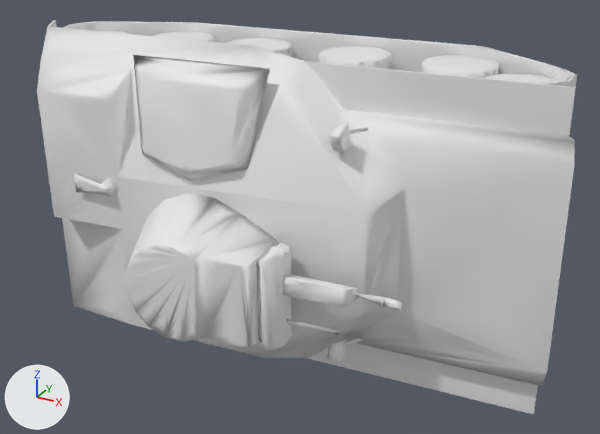
Before and after pictures for a commit that changed the OBJ model data/ShapeDatabase_INFOMR-master_normalized/MilitaryVehicle/D00051.obj.
Rendered twice from a 50 mm lens placed at (0.734, -1.217, 0.584), pointed at (0.056, 0.015, -0.031). Every picture has the same lights, and +X, +Y and +Z are marked at lower left. Where no turn or scale is listed for an object, it has been applied to the vertices.

The first picture shows 'D00051'.
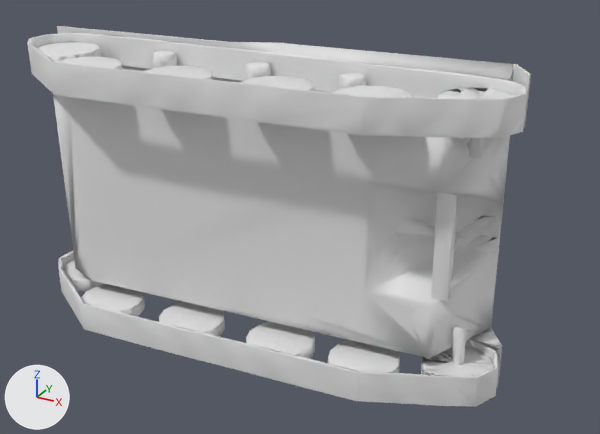
What the commit changed:
me_d00051 is used by ob_d00051; location (0.0, 0.0, 0.0).
me_d00051 had 9380 vertices, 18760 faces and spanned x -0.455..0.545, y -0.322..0.178, z -0.276..0.296.
me_d00051 now has 9380 vertices, 18760 faces and spans x -0.545..0.455, y -0.178..0.322, z -0.296..0.276.
me_d00051 part 1: the loose piece of 1012 vertices spanning x -0.451..0.512, y -0.064..0.178, z -0.259..-0.194 is rebuilt with 920 vertices and now spans x -0.508..0.455, y -0.177..0.065, z -0.282..-0.217.
me_d00051 part 2: the loose piece of 920 vertices spanning x -0.455..0.508, y -0.065..0.177, z 0.217..0.282 is rebuilt with 1012 vertices and now spans x -0.512..0.451, y -0.178..0.064, z 0.194..0.259.
me_d00051 part 3: the loose piece of 770 vertices spanning x -0.41..0.545, y -0.234..0.101, z -0.276..0.296 is rebuilt with 770 vertices and now spans x -0.545..0.41, y -0.101..0.234, z -0.296..0.276.
me_d00051 part 4: 31 loose pieces with 5633 vertices, spanning x -0.445..0.375, y -0.322..0.171, z -0.242..0.264, are deleted.
me_d00051 part 5: 1045 vertices removed from x -0.445..0.501, y -0.223..0.089, z -0.276..0.293; 6678 vertices added at x -0.501..0.445, y -0.171..0.322, z -0.293..0.276.

Where the change shows, as pixel boxes (x1, y1, x2, y2) in the pictures (600 x 434 px):
'D00051', reshaped (7% narrower)
    before: (37, 20, 577, 414)
    after: (27, 26, 531, 407)
part 1 of me_d00051, rebuilt (not visible before)
    after: (58, 251, 499, 407)
part 2 of me_d00051, rebuilt
    before: (63, 21, 577, 87)
    after: (27, 32, 527, 138)
part 3 of me_d00051, rebuilt (15% narrower, 14% shorter)
    before: (37, 26, 576, 414)
    after: (53, 26, 513, 358)
part 4 of me_d00051, deleted
    before: (74, 31, 499, 363)
part 5 of me_d00051, built on
    before: (47, 20, 561, 180)
    after: (37, 42, 531, 387)
